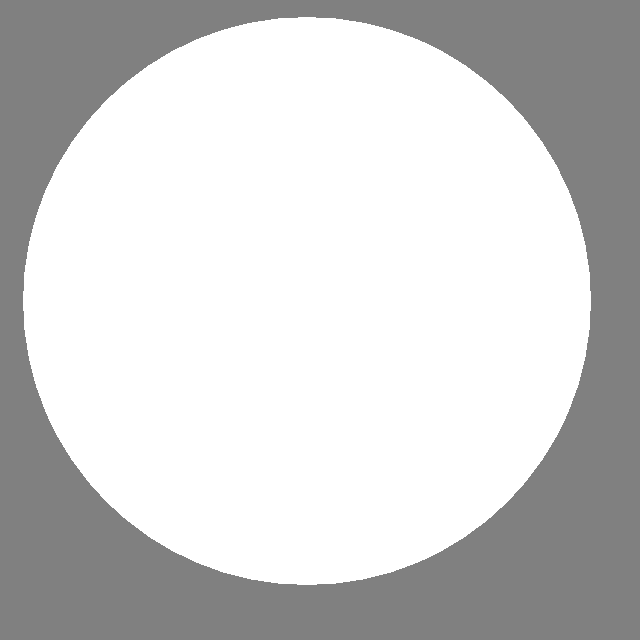
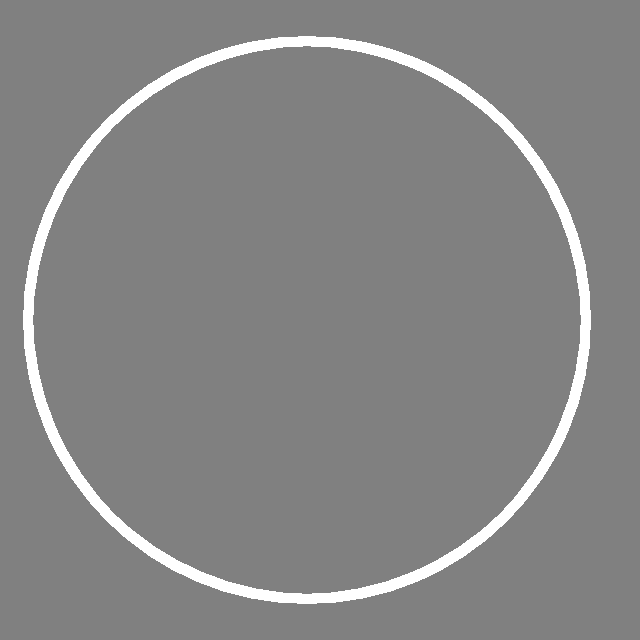
Layers edited between the first and the second 640 × 640 image:
painted on "Layer 1" over [23, 17, 591, 604]
